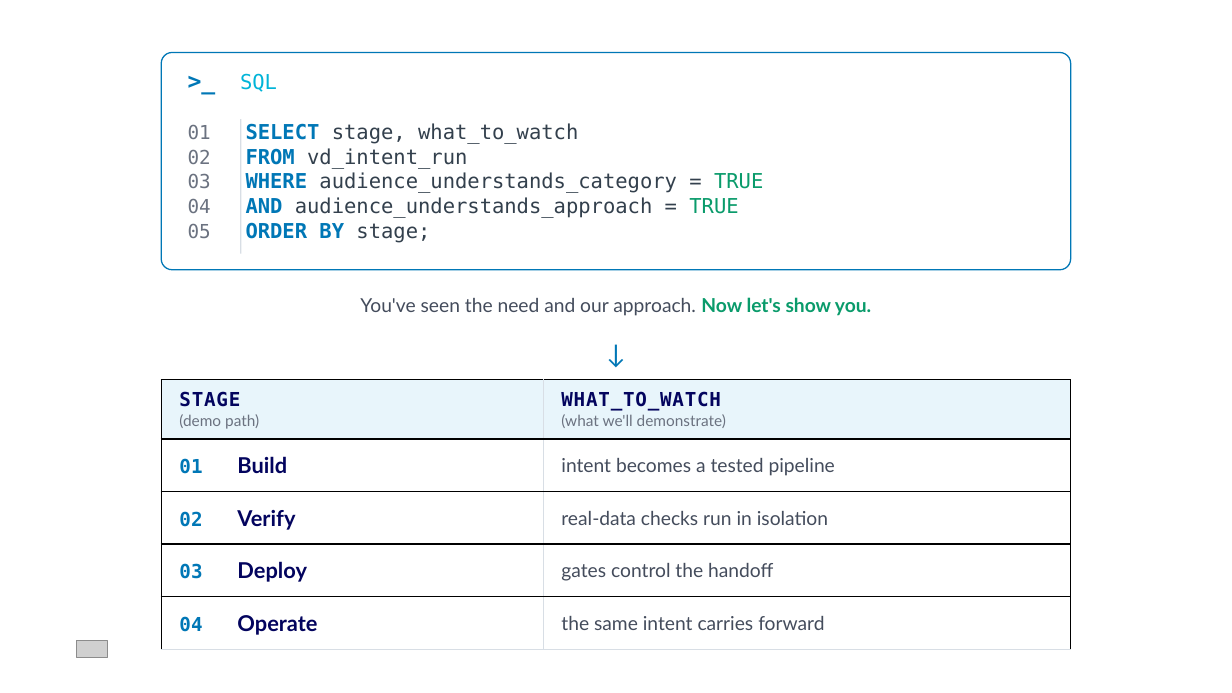
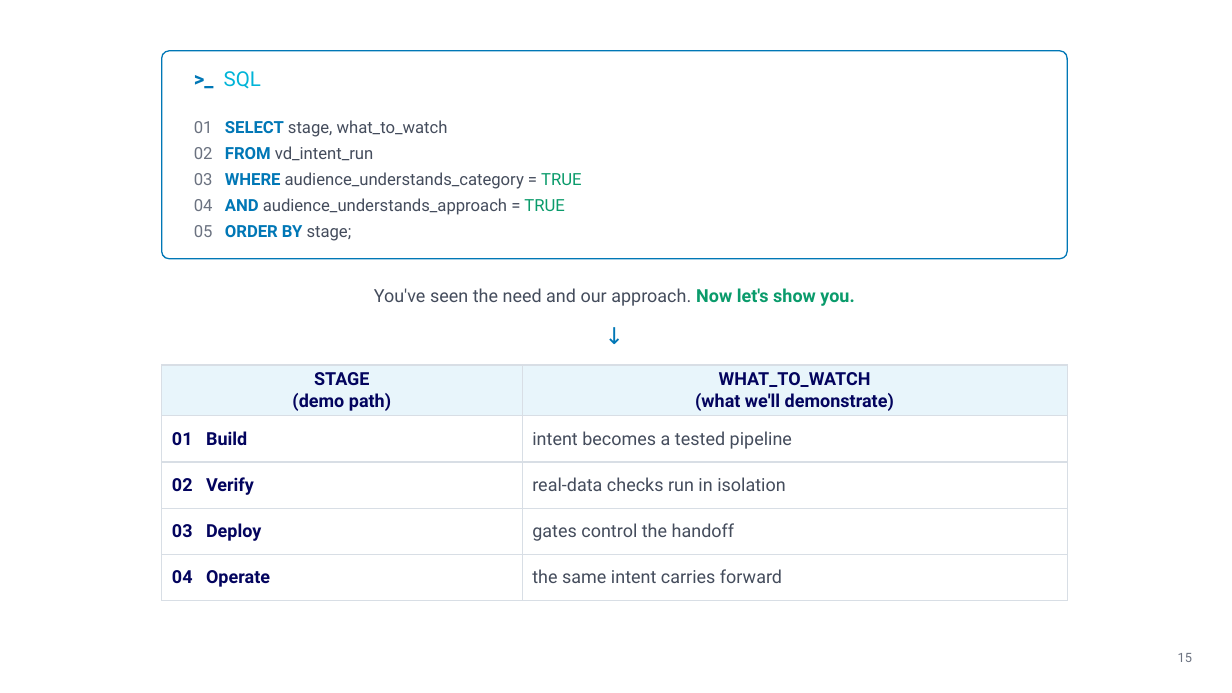
Before and after one commit to accelerate-data/ad-design-system, a slide deck: slide 15 of pitch/Vibedata-Pitch-Template.pptx (slide 14 before the commit). Drawn at 1232x693 pixels with LibreOffice and Linux fonts; fonts in the diff are those of the drawing; grey boxes stand for pictures; background and template pictures are left out. Boxes give left, top, right and bottom in pixels: in the first picture for what was removed or moved away, otherwise in the second. Text is boxed around its words. In the diff, an @@ line names an element or a change of style, - is before the commit and + after.

```diff
--- a/pitch/Vibedata-Pitch-Template.pptx
+++ b/pitch/Vibedata-Pitch-Template.pptx
@@ rounded rectangle: place and size @@
-rounded rectangle at (162,53,1071,270)
+rounded rectangle at (162,51,1067,259)
@@ rounded rectangle at (162,51,1067,259): proportions changed @@
@@ text ">_ SQL" at (224,71,261,89): size 18 to 16 pt in ">_"; font DejaVu Sans Mono to Roboto @@
@@ text "01 SELECT stage, what_to_watch" at (194,120,581,241): size 15 to 13 pt in "01", "02", "03", "04" and 1 more places; size 16 to 13 pt, font DejaVu Sans Mono to Roboto; text colour #33404D to #444C5C in "stage, what_to_watch", "vd_intent_run", "audience_understands_category =", "audience_understands_approach =" and 1 more places; line spacing 1 to 1.3 @@
@@ rectangle removed at (240,119,241,253) @@
@@ text "You've seen the need and ...": place and size @@
-text "You've seen the need and ..." at (360,297,871,316)
+text "You've seen the need and ..." at (374,288,854,306)
@@ text "You've seen the need and ..." at (374,288,854,306): size 15 to 14 pt, font Lato to Roboto; vertical alignment top to middle @@
@@ text "↓": place and size @@
-text "↓" at (162,337,1071,373)
+text "↓" at (162,319,1067,351)
@@ text "↓" at (162,319,1067,351): size 20 to 18 pt, font Lato to Roboto; vertical alignment top to middle @@
@@ table at (162,365,1067,601) @@
@@ fill #FFFFFF to none in 8 cells @@
@@ size 15 to 14 pt in "STAGE", "WHAT_TO_WATCH", "01", "intent becomes a tested pipeline" and 6 more places @@
@@ font DejaVu Sans Mono to Roboto in "STAGE", "WHAT_TO_WATCH", "01", "02" and 2 more places @@
@@ letter spacing 0.6 to 0 pt in "STAGE", "WHAT_TO_WATCH" @@
@@ size 12 to 14 pt, text colour #6B7280 to #03045E, bold on in "(demo path)", "(what we'll demonstrate)" @@
@@ font Lato to Roboto in "(demo path)", "(what we'll demonstrate)", "Build", "intent becomes a tested pipeline" and 6 more places @@
@@ size 17 to 14 pt in "Build", "Verify", "Deploy", "Operate" @@
@@ text colour #0077B6 to #03045E in "01", "02", "03", "04" @@
@@ alignment left to centre @@
@@ borders changed @@
@@ table: place and size @@
-table at (162,380,1071,645)
+table at (162,365,1067,601)
@@ picture removed at (77,640,107,658) @@
@@ page number added at (1178,653,1192,662), 10 pt, text #6B7280 @@
+15
```
Also in this commit, not shown: 15 other slides changed, 1 slide added.
